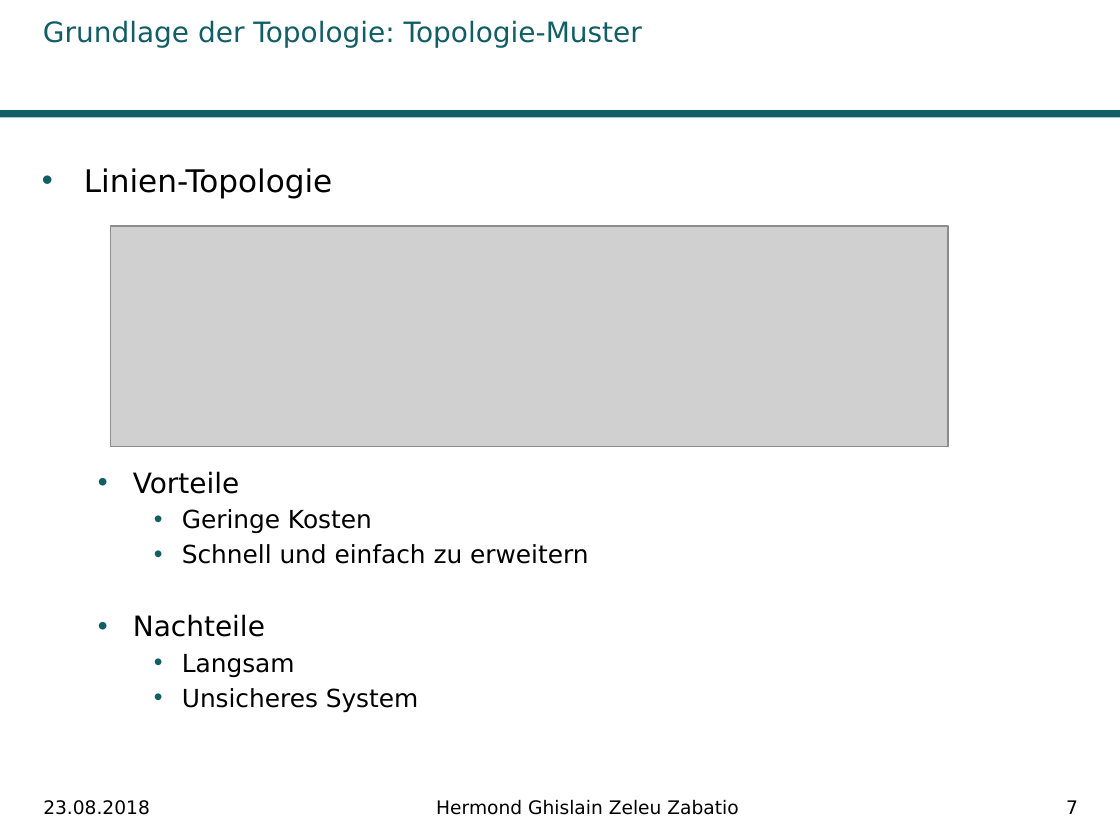
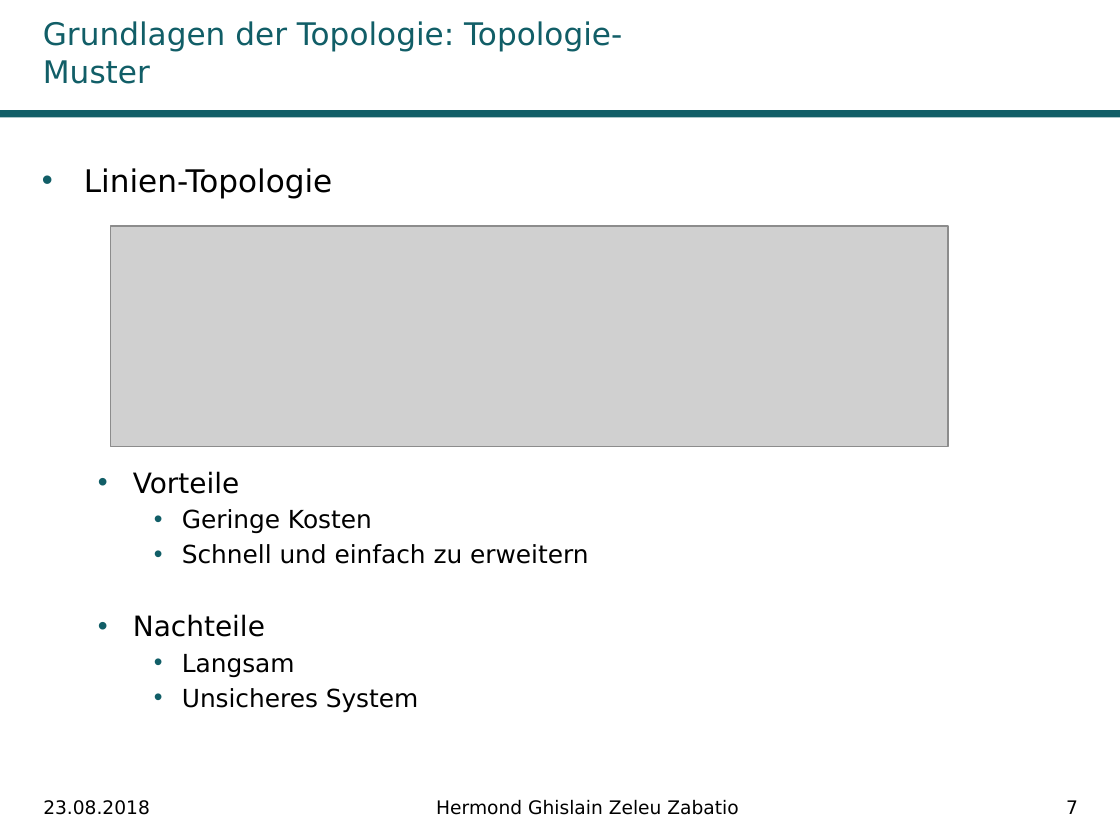
Before and after one commit to Ghislain1/zoe-fb-app, a slide deck: slide 7 of Master-Abschluss.pptx. Drawn at 1120x840 pixels with LibreOffice and Linux fonts; fonts in the diff are those of the drawing; grey boxes stand for pictures; background and template pictures are left out. Boxes give left, top, right and bottom in pixels: in the first picture for what was removed or moved away, otherwise in the second. Text is boxed around its words. In the diff, an @@ line names an element or a change of style, - is before the commit and + after.

```diff
--- a/Master-Abschluss.pptx
+++ b/Master-Abschluss.pptx
@@ title at (43,21,622,84): text changed; size 18 to 20 pt @@
-Grundlage der Topologie: Topologie-Muster
+Grundlagen der Topologie: Topologie-Muster
```
Also in this commit, not shown: 22 other slides changed.
